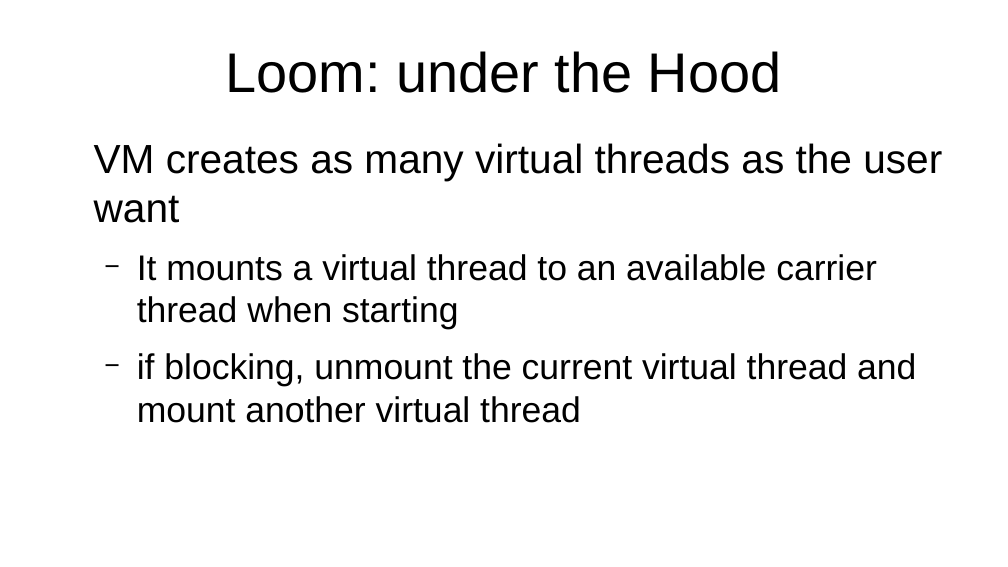
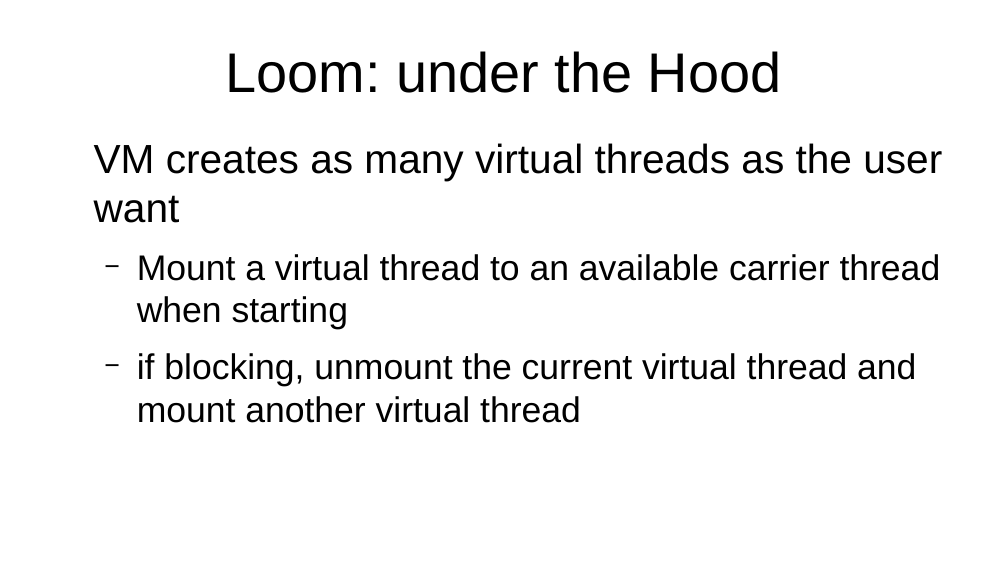
Before and after one commit to forax/loom-fiber, a slide deck: slide 31 of loom is looming.odp. Drawn at 1008x567 pixels with LibreOffice and Linux fonts; fonts in the diff are those of the drawing. Boxes give left, top, right and bottom in pixels: in the first picture for what was removed or moved away, otherwise in the second. Text is boxed around its words. In the diff, an @@ line names an element or a change of style, - is before the commit and + after.

```diff
--- a/loom is looming.odp
+++ b/loom is looming.odp
@@ text at [137, 254, 941, 330]: text changed @@
-  − It mounts a virtual thread to an available carrier thread when starting
+  − Mount a virtual thread to an available carrier thread when starting
```
Also in this commit, not shown: 17 other slides changed, 4 other files.
